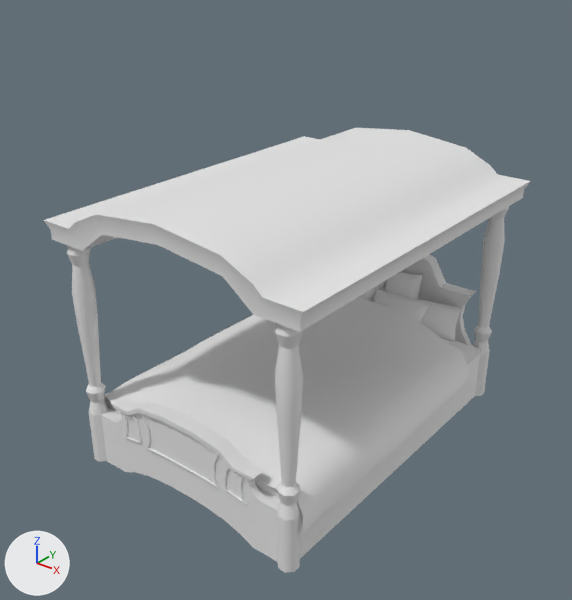
Before and after pictures for a commit that changed the FBX model Blender/FBX/Master Bedroom/Big Bed.fbx.
Rendered twice from a 50 mm camera at (3.07, -4.05, 3.52) aimed at (-0.03, -0.17, 1.12). Every picture has the same lights, and +X, +Y and +Z are marked at lower left. Where no turn or scale is listed for an object, it has been applied to the vertices.

Objects in the first picture: 'Bed', 'Blanket', 'Pillow', 'Pillow.003', 'Pillow.004'.
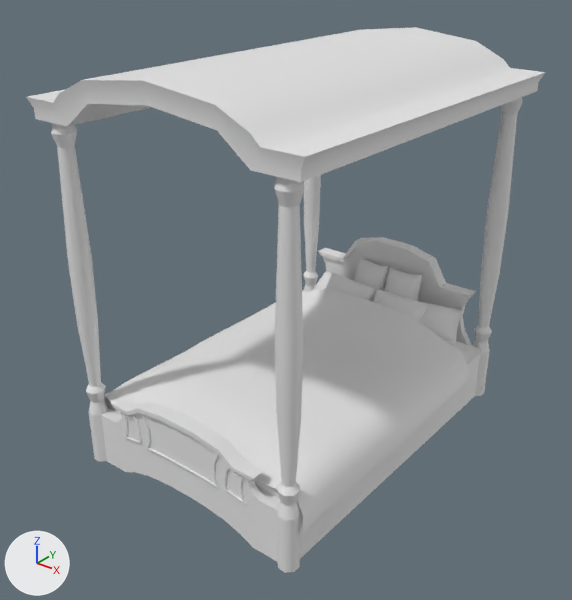
The newer file is also rescaled (x1.142), turned or shifted as a whole; pictures and numbers use the older file's frame.

What differs and where, as boxes (x1, y1, x2, y2) in the pictures (572 x 600 px; the box of a moved part takes in the faces that stretch with it):
'Bed', reshaped (7% wider, 23% taller): before (44, 128, 531, 573); after (26, 27, 546, 573)
'Pillow.004', moved: before (412, 298, 461, 341); after (420, 302, 463, 343)
part 1 of me_bed, moved or reshaped: before (72, 217, 505, 422); after (57, 113, 517, 422)
part 2 of me_bed, moved or reshaped: before (44, 128, 531, 349); after (26, 27, 546, 207)

Edits to the bpy script that builds the scene:
```text
Change me_bed:
    where me_bed.from_pydata(...)  # 936 vertices, 940 faces; spans x -1.03..1.03, y -1.34..1.34, z 0.0..2.01
    used by ob_bed; location = (-0.02, 0.009, 0.01)
    me_bed part 1: all 32 vertices in x -0.92..0.92, y -1.3..1.3, z 1.32 are moved by (0.0, 0.0, 0.21)
    me_bed part 2: all 242 vertices in x -1.03..1.03, y -1.34..1.34, z 1.51..2.01 are moved by (0.0, 0.0, 0.76)
Change ob_pillow_004:
    ob_pillow_004.location: (0.45, 1.054, 0.63) -> (0.479, 1.017, 0.63)
```
